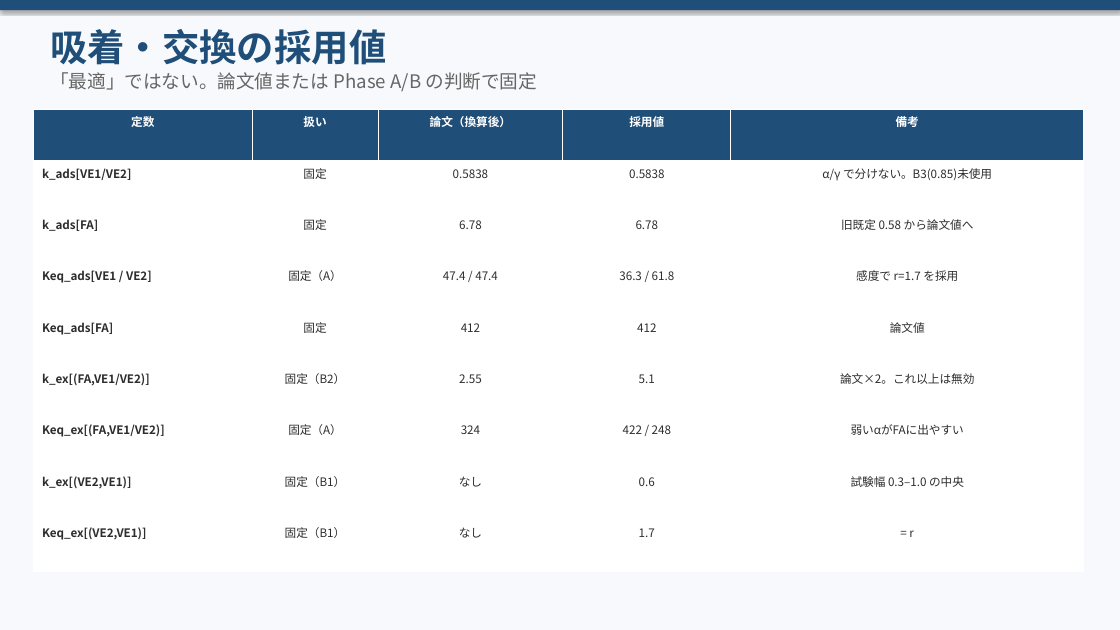
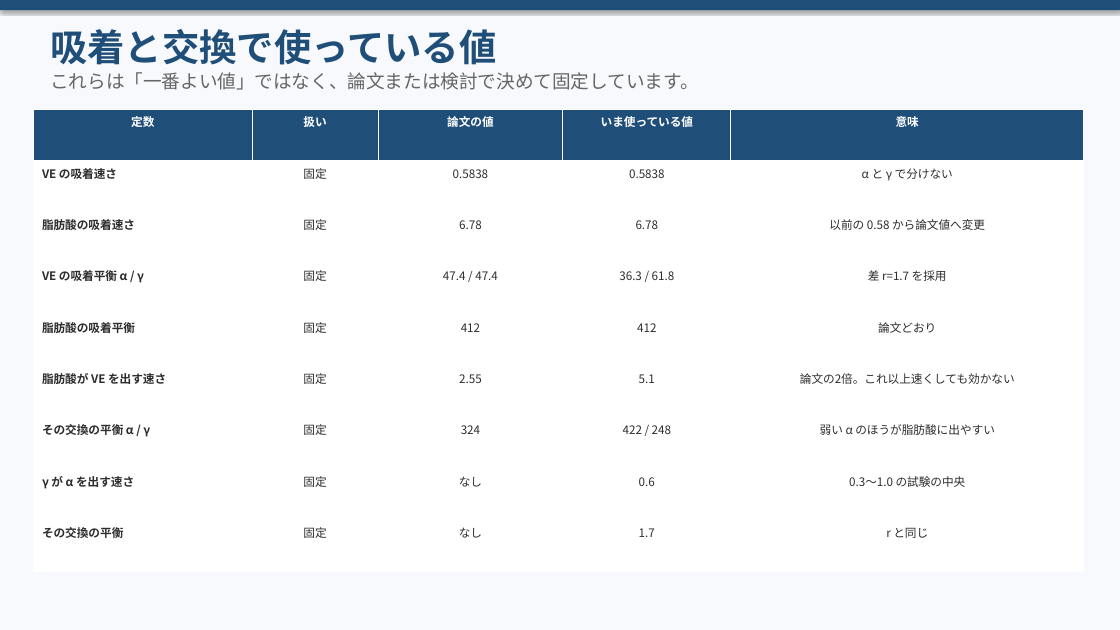
Before and after one commit to zhexingwang/ppt, a slide deck: slide 7 of decks/04_反応一覧_VE貢献_v4/反応一覧_定数_VE出口貢献_v4.pptx (slide 6 before the commit). Drawn at 1120x630 pixels with LibreOffice and Linux fonts; fonts in the diff are those of the drawing. Boxes give left, top, right and bottom in pixels: in the first picture for what was removed or moved away, otherwise in the second. Text is boxed around its words. In the diff, an @@ line names an element or a change of style, - is before the commit and + after.

```diff
--- a/decks/04_反応一覧_VE貢献_v4/反応一覧_定数_VE出口貢献_v4.pptx
+++ b/decks/04_反応一覧_VE貢献_v4/反応一覧_定数_VE出口貢献_v4.pptx
@@ text at <box>50,29,496,65</box>: text changed @@
-吸着・交換の採用値
+吸着と交換で使っている値
@@ text at <box>50,72,699,90</box>: text changed @@
-「最適」ではない。論文値または Phase A/B の判断で固定
+これらは「一番よい値」ではなく、論文または検討で決めて固定しています。
@@ table at <box>34,109,1084,571</box> @@
-row 1: 定数 | 扱い | 論文（換算後） | 採用値 | 備考
+row 1: 定数 | 扱い | 論文の値 | いま使っている値 | 意味
-row 2, column 1: k_ads[VE1/VE2]
+row 2, column 1: VE の吸着速さ
-row 2, column 5: α/γ で分けない。B3(0.85)未使用
+row 2, column 5: α と γ で分けない
-row 3, column 1: k_ads[FA]
+row 3, column 1: 脂肪酸の吸着速さ
-row 3, column 5: 旧既定 0.58 から論文値へ
+row 3, column 5: 以前の 0.58 から論文値へ変更
-row 4: Keq_ads[VE1 / VE2] | 固定（A） | 47.4 / 47.4 | 36.3 / 61.8 | 感度で r=1.7 を採用
+row 4: VE の吸着平衡 α / γ | 固定 | 47.4 / 47.4 | 36.3 / 61.8 | 差 r=1.7 を採用
-row 5, column 1: Keq_ads[FA]
+row 5, column 1: 脂肪酸の吸着平衡
-row 5, column 5: 論文値
+row 5, column 5: 論文どおり
-row 6: k_ex[(FA,VE1/VE2)] | 固定（B2） | 2.55 | 5.1 | 論文×2。これ以上は無効
+row 6: 脂肪酸が VE を出す速さ | 固定 | 2.55 | 5.1 | 論文の2倍。これ以上速くしても効かない
-row 7: Keq_ex[(FA,VE1/VE2)] | 固定（A） | 324 | 422 / 248 | 弱いαがFAに出やすい
+row 7: その交換の平衡 α / γ | 固定 | 324 | 422 / 248 | 弱い α のほうが脂肪酸に出やすい
-row 8: k_ex[(VE2,VE1)] | 固定（B1） | なし | 0.6 | 試験幅 0.3–1.0 の中央
+row 8: γ が α を出す速さ | 固定 | なし | 0.6 | 0.3〜1.0 の試験の中央
-row 9: Keq_ex[(VE2,VE1)] | 固定（B1） | なし | 1.7 | = r
+row 9: その交換の平衡 | 固定 | なし | 1.7 | r と同じ
```
Also in this commit, not shown: 12 other slides changed, 1 slide added, 18 other files.
